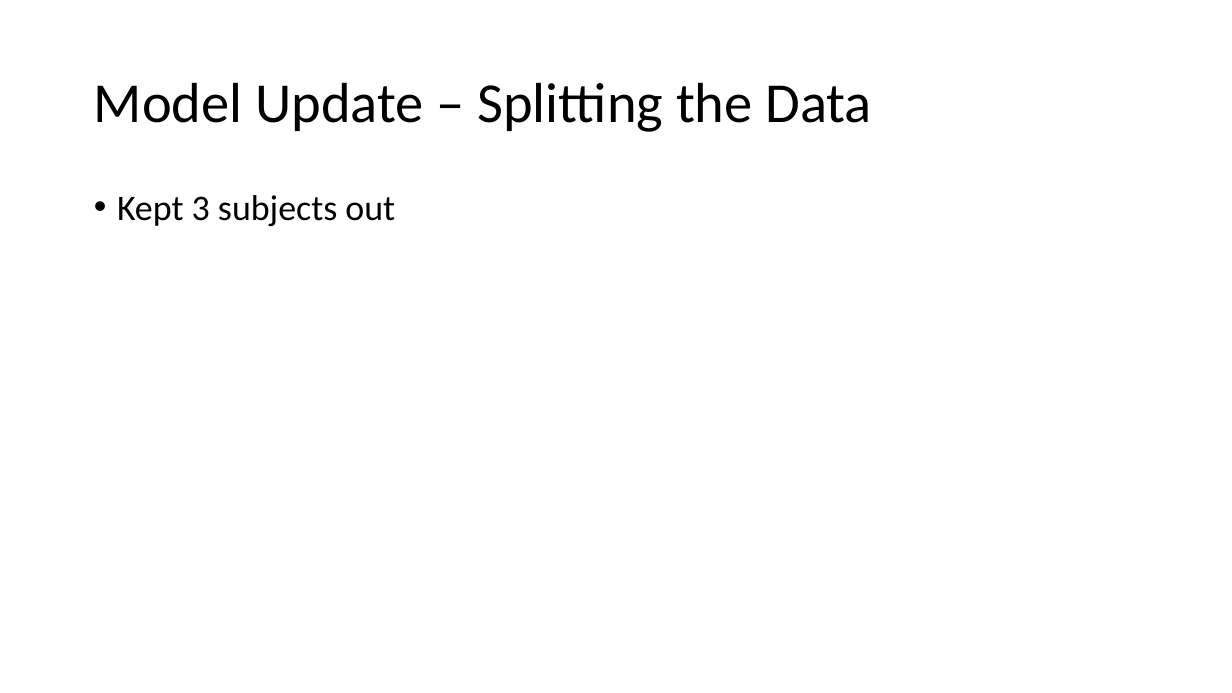
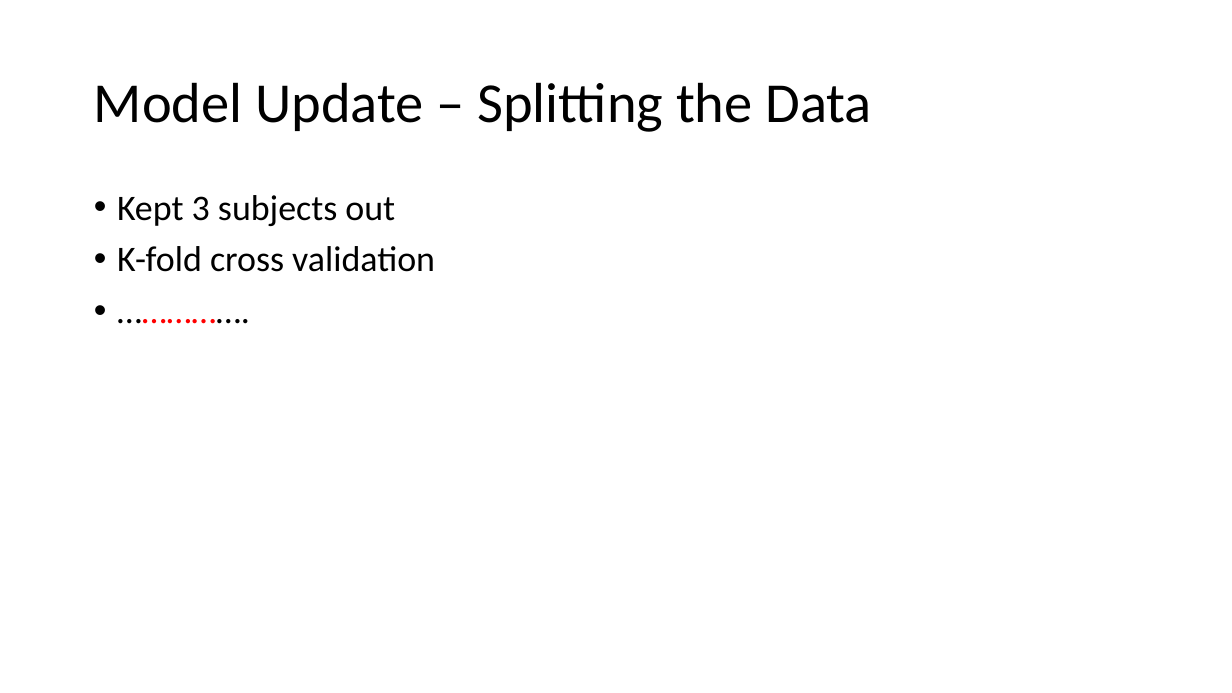
Before and after one commit to donaldsonm731/Asthma_Prediction, a slide deck: slide 11 of Mid_Semester_Pres.pptx. Drawn at 1232x693 pixels with LibreOffice and Linux fonts; fonts in the diff are those of the drawing. Boxes give left, top, right and bottom in pixels: in the first picture for what was removed or moved away, otherwise in the second. Text is boxed around its words. In the diff, an @@ line names an element or a change of style, - is before the commit and + after.

```diff
--- a/Mid_Semester_Pres.pptx
+++ b/Mid_Semester_Pres.pptx
@@ text at (117, 246, 435, 272): paragraphs added @@
+• K-fold cross validation
+• …………….
```
Also in this commit, not shown: 6 other slides changed, 4 other files.
